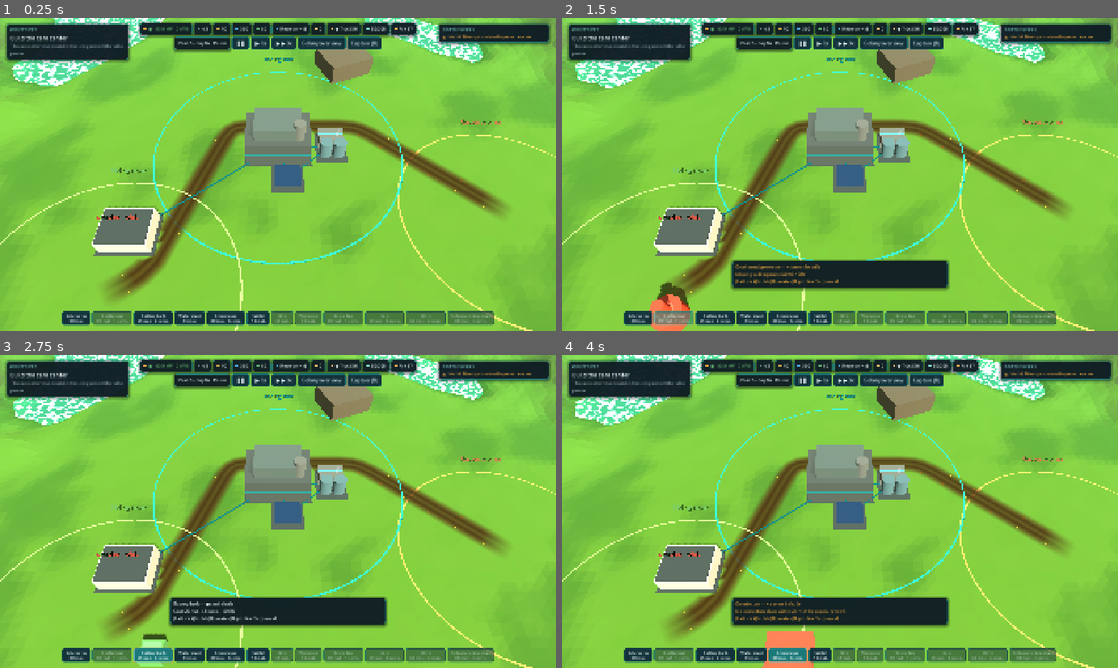
Above: before the commit, frames 1-4 (two rows, left to right).
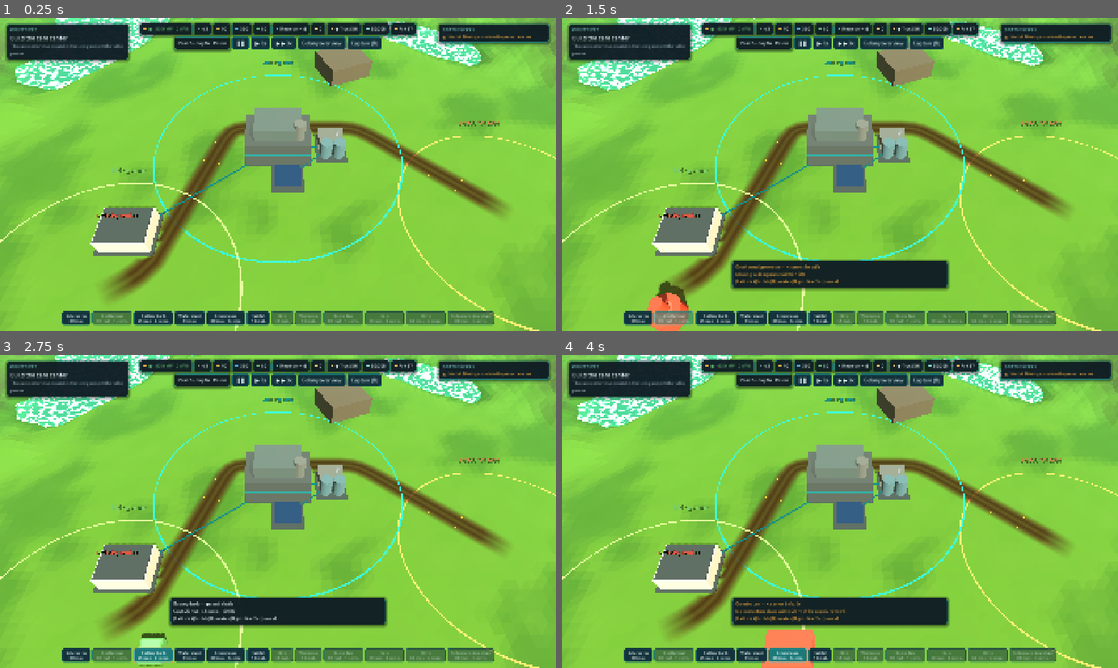
Above: after the commit, the same moments.

Repository: sebastianlistfeirup/GENESISARK
Game: Godot game, scene res://scenes/colony/colony.tscn
Two runs of this game, one before a commit and one after it. Both use one fixed random seed, a clock stepped at 60 frames per second and the inputs below. This scene is started directly instead of the project's main scene.
Inputs:
- Up to frame 1 (0.25 s): no input
- Up to frame 2 (1.5 s): click "Solar array 30 mat." at 0.5 s; click "Geothermal 60 mat. · 4 comp." at 1.25 s
- Up to frame 3 (2.75 s): click "Battery bank 25 mat. · 2 comp." at 2 s
- Up to frame 4 (4 s): click "Water plant 35 mat." at 2.75 s; click "Greenhouse 30 mat. · 1 comp." at 3.5 s

The runs differ from the first frame. In frame 1, 4.8% of the frame differs, in the area x 0-100%, y 0-100%; in frame 2, 4.8%; in frame 3, 4.8%; in frame 4, 4.7%.

Commit message:
Colony camera tilts toward ~33 deg when zoomed in (city-builder style, follows zoom directly so reduced motion is unchanged); drop the 15.5k-triangle planter insert; tri_audit evidence action
Co-Authored-By: Claude Opus 5.5 <noreply@anthropic.com>

Diff:
--- a/data/art/colony_dressing.json
+++ b/data/art/colony_dressing.json
@@ -150,9 +150,6 @@
   "planters": [
    {
     "mesh": "W:Props/SM_Prop_Hydroponic_Planter_01"
-   },
-   {
-    "mesh": "W:Props/SM_Prop_Hydroponic_Planter_02_Insert_01"
    }
   ],
   "pots": [
@@ -1069,7 +1066,7 @@
      "w": 3,
      "parts": [
       [
-       "planters",
+       "vases",
        0,
        0
       ],
--- a/scripts/runtime/colony/colony_camera.gd
+++ b/scripts/runtime/colony/colony_camera.gd
@@ -18,9 +18,28 @@
 	_apply()
 
 
+## Zoom-dependent tilt, like modern city builders: close in, the camera pitches
+## down to ~33 degrees so buildings are seen from the side; from TILT_FAR_ZOOM
+## out it keeps the classic ~53 degree overview. It follows the zoom directly
+## (no extra easing), so reduced motion behaves exactly as before.
+const PITCH_NEAR := 33.0
+const PITCH_FAR := 52.9  # atan(0.82 / 0.62), the original overview
+const TILT_NEAR_ZOOM := 18.0
+const TILT_FAR_ZOOM := 80.0
+
+
+static func pitch_for(z: float) -> float:
+	var t := smoothstep(TILT_NEAR_ZOOM, TILT_FAR_ZOOM, z)
+	return deg_to_rad(lerpf(PITCH_NEAR, PITCH_FAR, t))
+
+
 func _apply() -> void:
-	cam.position = Vector3(0, zoom * 0.82, zoom * 0.62)
-	cam.look_at(global_position, Vector3.UP)
+	var p := pitch_for(zoom)
+	var dist := zoom * 1.0283  # same distance as the old (0.82, 0.62) offset
+	cam.position = Vector3(0, dist * sin(p), dist * cos(p))
+	# Close in, aim a little above the ground so the street and facades fill the frame.
+	var lift := lerpf(1.6, 0.0, smoothstep(TILT_NEAR_ZOOM, TILT_FAR_ZOOM, zoom))
+	cam.look_at(global_position + Vector3(0, lift, 0), Vector3.UP)
 
 
 func make_current() -> void:
--- a/scripts/runtime/colony/colony_dressing.gd
+++ b/scripts/runtime/colony/colony_dressing.gd
@@ -318,6 +318,8 @@
 		var m: Mesh = part[0]
 		if not tint.is_empty():
 			m = _tinted(m, tint)
+		if not m.has_meta("short"):
+			m.set_meta("short", str(it["mesh"]))  # debug/evidence name (tri_audit)
 		if not batches.has(m):
 			batches[m] = []
 			ranges[m] = 0.0
--- a/scripts/runtime/colony/colony_scene.gd
+++ b/scripts/runtime/colony/colony_scene.gd
@@ -809,6 +809,24 @@
 			if event_dialog.visible:
 				event_dialog.hide()
 			get_viewport().warp_mouse(Vector2(get_viewport().get_visible_rect().size.x * 0.5, 160))
+		"tri_audit":  # evidence: triangles per dressing batch (instances x mesh), biggest first
+			var rows: Array = []
+			for c: Node in _dressing.get_children():
+				if c is MultiMeshInstance3D:
+					var mm := (c as MultiMeshInstance3D).multimesh
+					var tris := 0
+					for s: int in mm.mesh.get_surface_count():
+						var arr := mm.mesh.surface_get_arrays(s)
+						var idx: Variant = arr[Mesh.ARRAY_INDEX]
+						tris += (idx as PackedInt32Array).size() / 3 if idx != null else (arr[Mesh.ARRAY_VERTEX] as PackedVector3Array).size() / 3
+					rows.append([tris * mm.instance_count, mm.instance_count, tris, str(mm.mesh.get_meta("short", "?"))])
+			rows.sort_custom(func(a: Array, b: Array) -> bool: return int(a[0]) > int(b[0]))
+			var total := 0
+			for r: Array in rows:
+				total += int(r[0])
+			print("TRI_AUDIT total=", total)
+			for r: Array in rows.slice(0, 25):
+				print("TRI_AUDIT ", r)
 		"walk_audit":  # evidence: how close walker routes come to footprints and corridor tubes
 			print("WALK_AUDIT ", _walk_audit(400))
 		"ghost":
